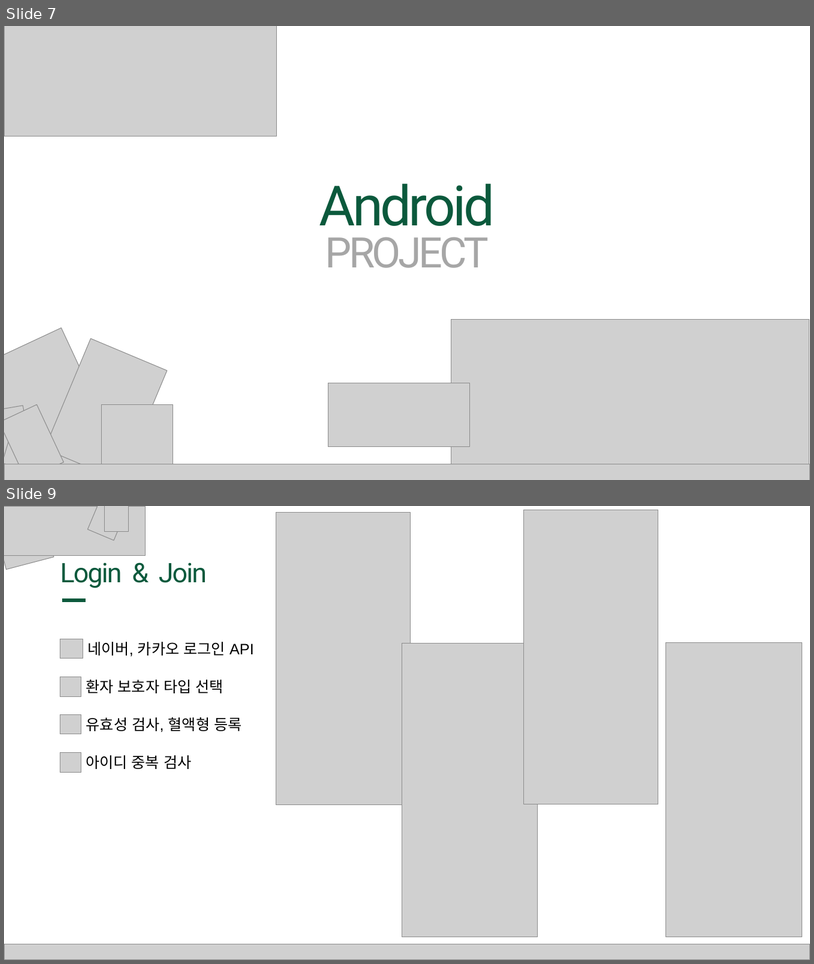
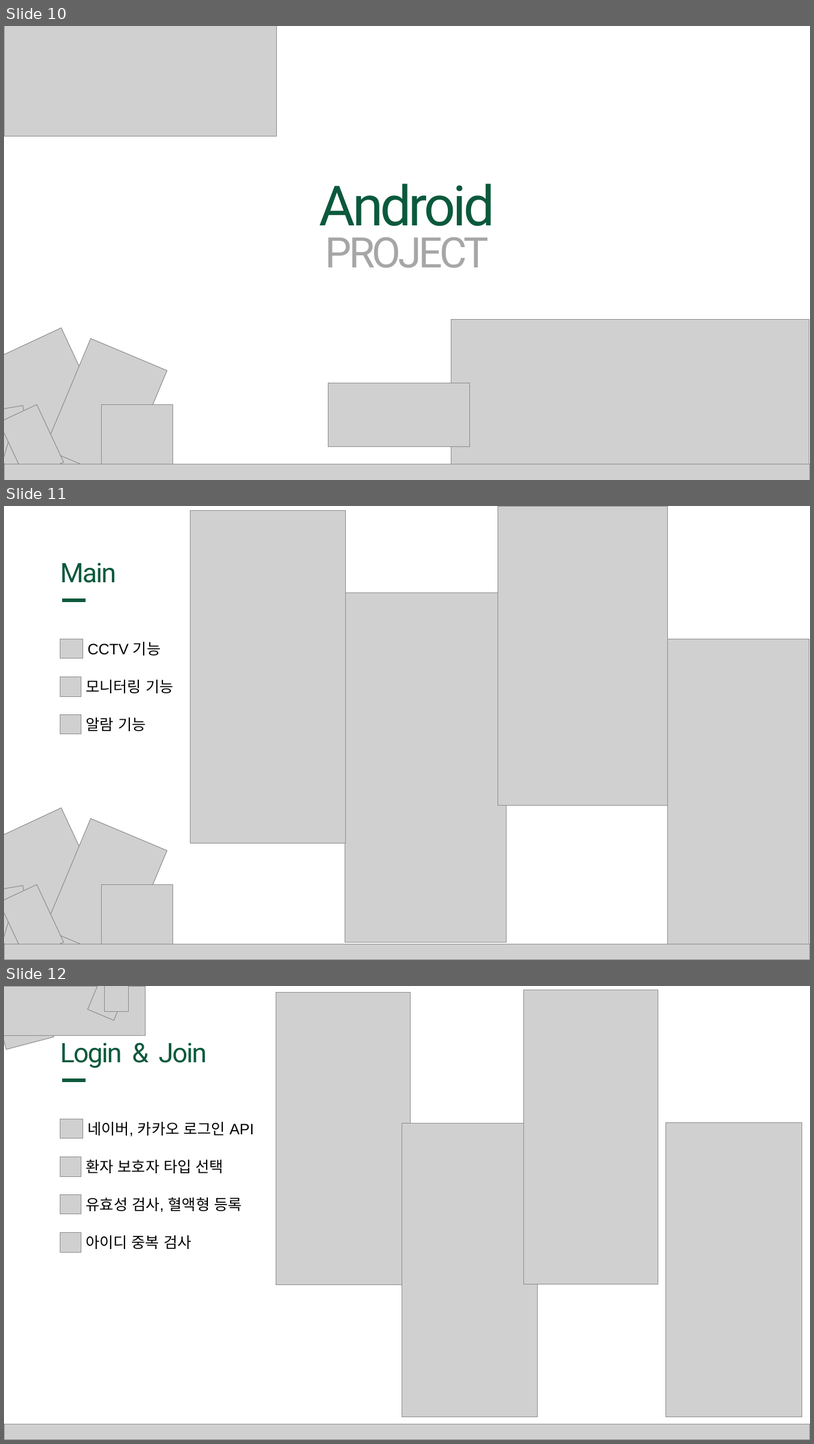
Before and after one commit to rizle00/Project_HealthKeeper, a slide deck: 자료/SuM(최종본).pptx. Shown one above the other, each under a label of ours: slides 7 and 9 before the commit, slides 10, 11 and 12 after it; the slides between them are not shown. The pictures are 814x964 and 814x1444 pixels, drawn with LibreOffice and Linux fonts; fonts in the diff are those of the drawing; grey boxes stand for pictures. Boxes give left, top, right and bottom in pixels: in the first picture for what was removed or moved away, otherwise in the second. Text is boxed around its words. In the diff, an @@ line names an element or a change of style, - is before the commit and + after.

```diff
--- a/자료/SuM(최종본).pptx
+++ b/자료/SuM(최종본).pptx
@@ slide 11 added at (4, 506, 810, 960), background #FFFFFF @@
@@ picture added at (191, 511, 346, 844) @@
@@ picture added at (498, 506, 668, 805) @@
@@ text added at (60, 562, 117, 583), 32 pt, text #0B593C @@
+Main
@@ picture added at (345, 592, 507, 942) @@
@@ line added from (62, 600) to (86, 600), #0B593C 4.5 pt @@
@@ picture added at (60, 639, 83, 658) @@
@@ text added at (87, 642, 161, 655), 18 pt, text #000000 @@
+CCTV 기능
@@ picture added at (668, 639, 810, 943) @@
@@ picture added at (60, 677, 81, 697) @@
@@ text added at (86, 679, 173, 693), 18 pt, text #000000 @@
+모니터링 기능
@@ picture added at (60, 715, 81, 734) @@
@@ text added at (86, 717, 146, 731), 18 pt, text #000000 @@
+알람 기능
@@ group added at (4, 808, 173, 960): 6 pictures @@
@@ picture added at (4, 943, 810, 960) @@
@@ what was slide 7 is now slide 10 @@
@@ what was slide 9 is now slide 12 @@
```
Also in this commit, not shown: 2 slides changed, 3 other slides added, 5 other files.
